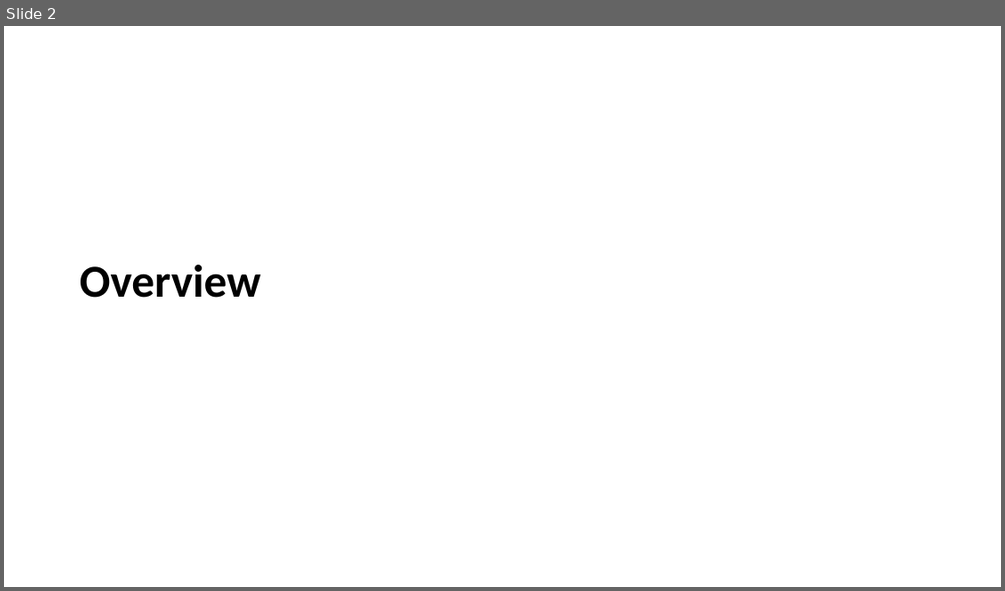
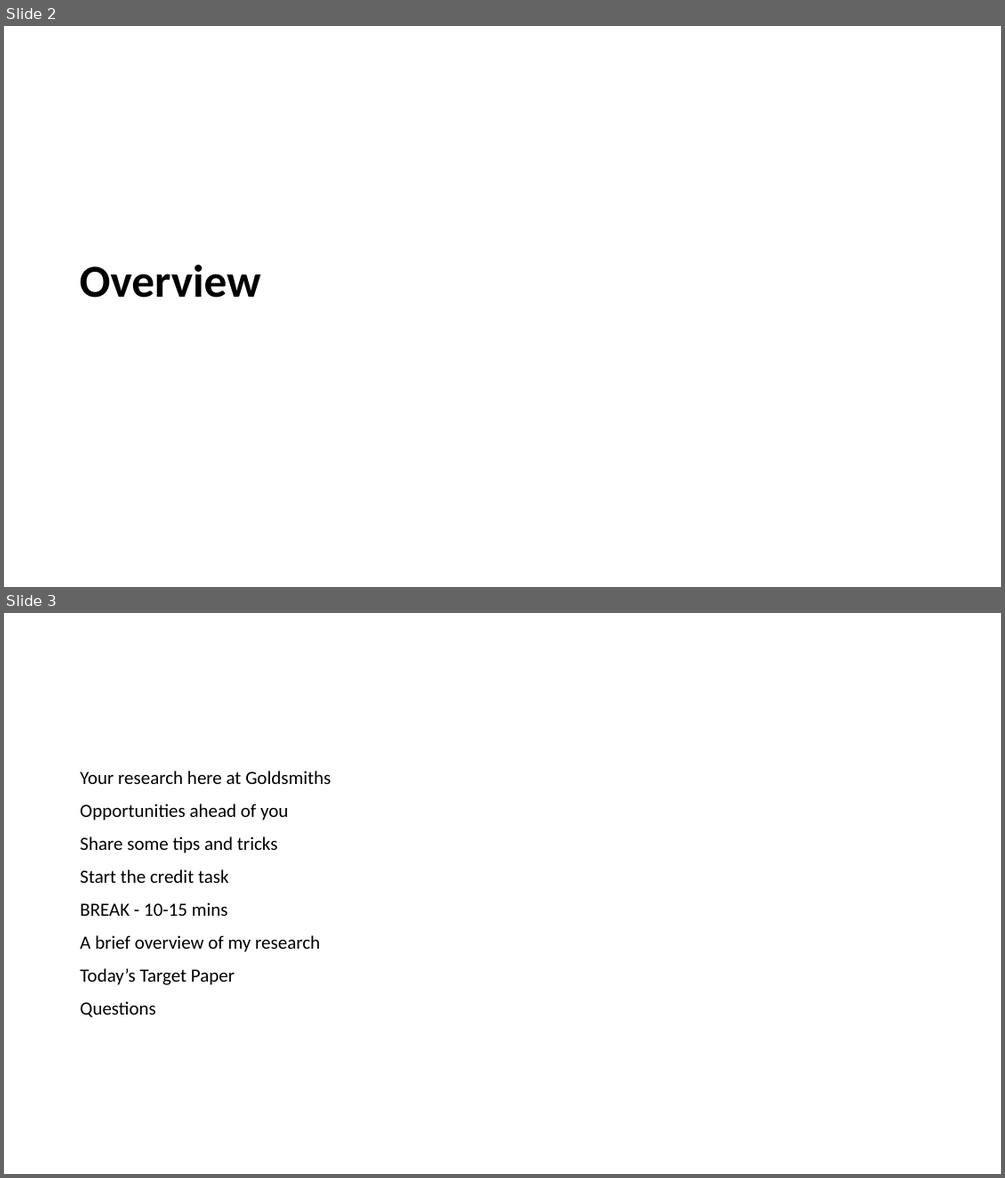
Before and after one commit to LittleMonkeyLab/PS52007Dslides, a slide deck: _site/lectures/Lecture08/PS51009Week8.pptx. Shown one above the other, each under a label of ours: slide 2 before the commit, slides 2 and 3 after it. The pictures are 1005x591 and 1005x1178 pixels, drawn with LibreOffice and Linux fonts; fonts in the diff are those of the drawing; background and template pictures are left out. Boxes give left, top, right and bottom in pixels: in the first picture for what was removed or moved away, otherwise in the second. Text is boxed around its words. In the diff, an @@ line names an element or a change of style, - is before the commit and + after.

```diff
--- a/_site/lectures/Lecture08/PS51009Week8.pptx
+++ b/_site/lectures/Lecture08/PS51009Week8.pptx
@@ slide 3 added at bbox=[4, 613, 1001, 1174], background #FFFFFF @@
@@ text added at bbox=[80, 771, 331, 1017], 18 pt, text #000000 @@
+Your research here at Goldsmiths
+Opportunities ahead of you
+Share some tips and tricks
+Start the credit task
+BREAK - 10-15 mins
+A brief overview of my research
+Today’s Target Paper
+Questions
```
Also in this commit, not shown: 1 slide changed, 8 other slides added, 8 other files.
